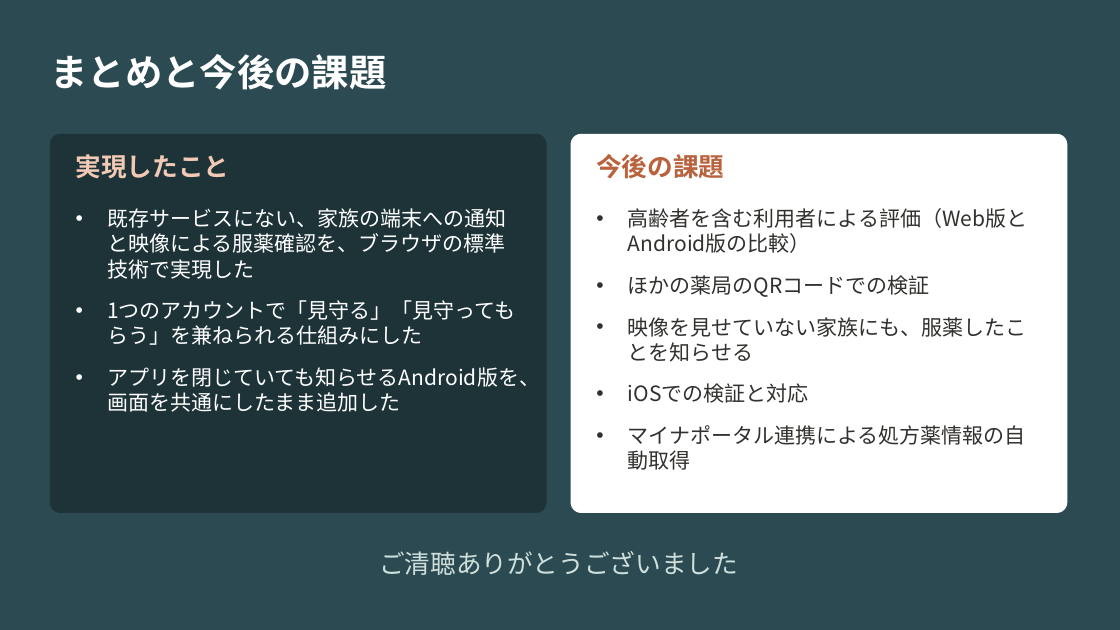
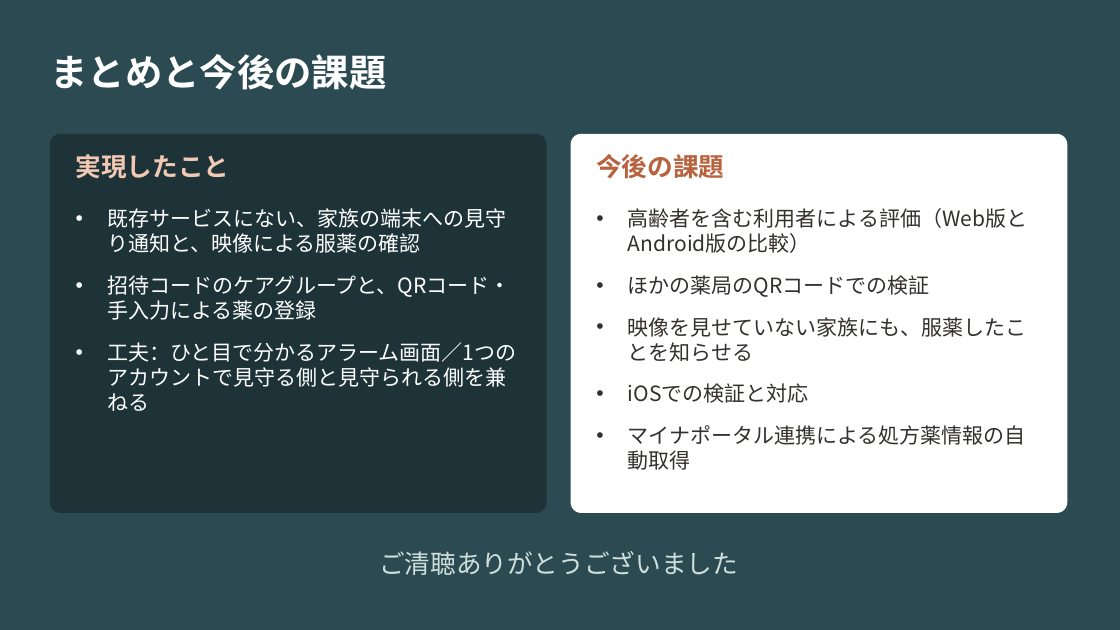
Before and after one commit to zono-NISHI/medi-watch, a slide deck: slide 12 of docs/卒論(参考資料)/最新の卒論、要旨、パワポ/2370354_西薗正彦_卒業論文発表.pptx (slide 13 before the commit). Drawn at 1120x630 pixels with LibreOffice and Linux fonts; fonts in the diff are those of the drawing. Boxes give left, top, right and bottom in pixels: in the first picture for what was removed or moved away, otherwise in the second. Text is boxed around its words. In the diff, an @@ line names an element or a change of style, - is before the commit and + after.

```diff
--- a/docs/卒論(参考資料)/最新の卒論、要旨、パワポ/2370354_西薗正彦_卒業論文発表.pptx
+++ b/docs/卒論(参考資料)/最新の卒論、要旨、パワポ/2370354_西薗正彦_卒業論文発表.pptx
@@ text at (107, 208, 516, 362): text changed @@
-• 既存サービスにない、家族の端末への通知と映像による服薬確認を、ブラウザの標準技術で実現した
-• 1つのアカウントで「見守る」「見守ってもらう」を兼ねられる仕組みにした
-• アプリを閉じていても知らせるAndroid版を、画面を共通にしたまま追加した
+• 既存サービスにない、家族の端末への見守り通知と、映像による服薬の確認
+• 招待コードのケアグループと、QRコード・手入力による薬の登録
+• 工夫：ひと目で分かるアラーム画面／1つのアカウントで見守る側と見守られる側を兼ねる
```
Also in this commit, not shown: 2 other slides changed, 5 slides added, 6 slides removed, 4 other files.
